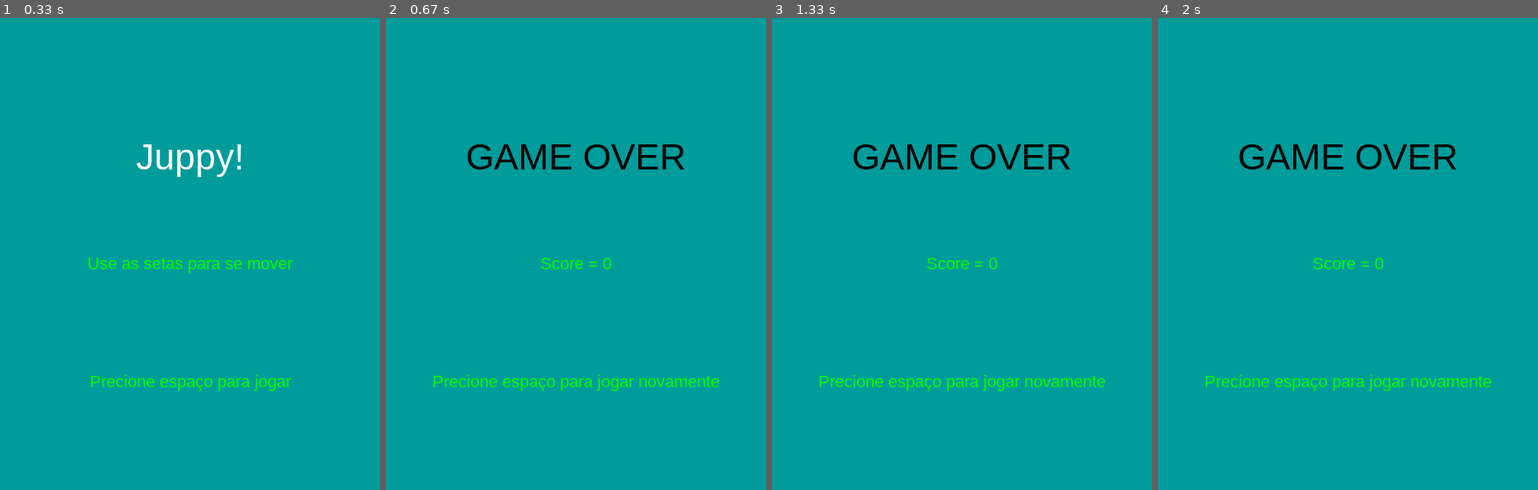
Above: before the commit, frames 1-4 (left to right).
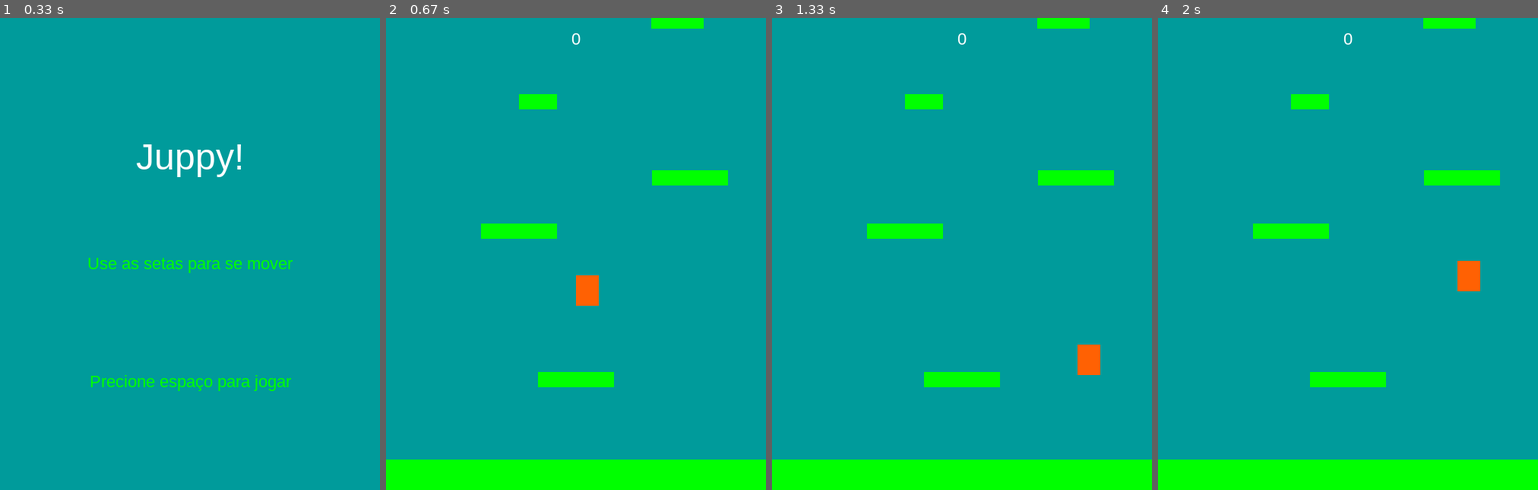
Above: after the commit, the same moments.

Repository: RodrigoMBarros/PyGame_2020.1
Game: pygame game, started from inicio_projeto/game_main.py
Two runs of this game, one before a commit and one after it. Both use one fixed random seed, a clock stepped at 60 frames per second and the inputs below.
Inputs:
- Up to frame 1 (0.33 s): no input
- Up to frame 2 (0.67 s): tap Space at 0.33 s
- Up to frame 3 (1.33 s): hold Right 0.67-1.13 s; tap Space at 0.73, 1.03, 1.23 s; hold Right from 1.17 s (still down)
- Up to frame 4 (2 s): tap Space at 1.53, 1.73 s; release Right at 1.63 s; hold Left from 1.67 s (still down)

Frame 1 is identical in both runs. In frame 2, 11% of the frame differs, in the area x 0-100%, y 0-100%; in frame 3, 11%; in frame 4, 11%.

Commit message:
Mudanças dos errinhos- by Rodrigo

Diff:
--- a/inicio_projeto/game_main.py
+++ b/inicio_projeto/game_main.py
@@ -1,43 +1,39 @@
 import pygame as pg
 import sys
 import random
-from formatacao_geral import *
 
 WIDTH = 500
 HEIGHT = 620
 FPS = 30
-NOME = "EU TESTANDO :)"
+NOME = "Juppy"
 FONTE = 'arial'
-#== Player properies
-FAMOSO_ACEL = 5
-FAMOSO_ATRI = -0.12  # atrito, força contrária ao movimento reduzindo a aceleração
+
+# == Player properies
+FAMOSO_ACEL = 8
 GRAVIDADE = 1
-PULO_FAMOSO = 20
-
-
-# colocar fração? e aceleração?
-
-#== Cores
+PULO_FAMOSO = 22
+
+# == Cores
 WHITE = (255, 255, 255)
 BLACK = (0, 0, 0)
 RED = (255, 0, 0)
 BLUE = (0, 0, 255)
 GREEN = (0, 255, 0)
 YELLOW = (255, 255, 0)
-ORANGE = (255, 127, 0)
-LIGHTBLUE =(0, 155, 155)
-
+ORANGE = (255, 97, 3)
+LIGHTBLUE = (0, 155, 155)
 
 # assets
 # backgrond = pg.image.load("imagem.fundo.png").convert()
 
-#=== Formatando plataformas
+# === Formatando plataformas
 
 LISTA_plataformas = [(0, HEIGHT - 40, WIDTH, 40),
-                 (WIDTH / 2 - 50, HEIGHT * 3 / 4, 100, 20),
-                 (125, HEIGHT - 350, 100, 20),
-                 (350, 200, 100, 20),
-                 (175, 100, 50, 20)]
+                     (WIDTH / 2 - 50, HEIGHT * 3 / 4, 100, 20),
+                     (125, HEIGHT - 350, 100, 20),
+                     (350, 200, 100, 20),
+                     (175, 100, 50, 20)]
+
 
 # ==== Classes
 
@@ -46,7 +42,7 @@
     def __init__(self):
         pg.sprite.Sprite.__init__(self)
         self.image = pg.Surface((30, 40))
-        self.image.fill(YELLOW)
+        self.image.fill(ORANGE)
         self.rect = self.image.get_rect()  # gera a posição e tamanho da imagem
 
         # quantos pixels mexer/velocidade
@@ -103,9 +99,14 @@
     def __init__(self):
 
         # =====Iniciações
+        self.platforms = pg.sprite.Group()  # grupo para as plataformas
+        self.score = 0
+        self.jogador = Famoso()
+        self.all_sprites = pg.sprite.pygame.sprite.Group()
         pg.init()
         pg.mixer.init()  # musica
-        self.rodando = True
+        self.rodando = True  # define o looping do gameplay
+        self.jogo = True  # define o looping do programa
         self.nome_fonte = pg.font.match_font(FONTE)
 
         # ======tela
@@ -114,29 +115,26 @@
         pg.display.set_caption(NOME)
         self.clock = pg.time.Clock()  # tempo
 
-    def refresh(self):
-        # renicia o jogo quando morre, vai rodar um novo jogo // atualizações
-
+    def refresh(self):  # renicia o jogo quando morre, vai rodar um novo jogo // atualizações
         self.score = 0
 
         # ==== Grupo de sprits (personagens)
-        self.all_sprites = pg.sprite.pygame.sprite.Group()
-        self.jogador = Famoso()
         self.all_sprites.add(self.jogador)
-
-        self.platforms = pg.sprite.Group()  # grupo para as plataformas
+        self.jogador.rect.x = WIDTH / 2  # devolve o jogador para a posicao original
+        self.jogador.rect.y = HEIGHT / 2
+        self.jogador.Vy = 0  # devolve jogador para a velocidade original
+
         for plat in LISTA_plataformas:
-            p=Notas(*plat)   #explora todas a lista de forma quebrada
+            p = Notas(*plat)  # explora todas a lista de forma quebrada
             self.all_sprites.add(p)
             self.platforms.add(p)
-        self.run()
 
     def run(self):
         # game Loop
         self.clock.tick(FPS)
 
         # ==== Chamando events e as tres funções básicas do game loop que se conversam
-        self.events()
+        self.events()  # recebe comandos do taclado e mouse (controle do jogador)
         self.updates()
         self.draw()
 
@@ -146,15 +144,15 @@
         # checando colisões
         hits = pg.sprite.spritecollide(self.jogador, self.platforms, False)
 
-        if hits: #verifica impacto entre jogador e a plataforma para realizar o pulo
-
-            if ((self.jogador.Vy > 0 ) and ( self.jogador.rect.bottom > hits[0].rect.top) and ( self.jogador.rect.bottom < hits[0].rect.bottom )):
-
+        if hits:  # verifica impacto entre jogador e a plataforma para realizar o pulo
+
+            if (self.jogador.Vy > 0) and (self.jogador.rect.bottom > hits[0].rect.top) and (
+                    self.jogador.rect.bottom < hits[0].rect.bottom):
                 self.jogador.rect.bottom = hits[0].rect.top
                 self.jogador.Vy = -PULO_FAMOSO
 
-        #Fazer a tela rodar quando o jogador chegar a 1/4 da tela
-        if self.jogador.rect.top <= HEIGHT/4:
+        # Fazer a tela rodar quando o jogador chegar a 1/4 da tela
+        if self.jogador.rect.top <= HEIGHT / 4:
             self.jogador.rect.y += abs(self.jogador.Vy)
             for plat in self.platforms:
                 plat.rect.y += abs(self.jogador.Vy)
@@ -162,9 +160,9 @@
                     plat.kill()
                     self.score += 10
 
-        #Die
-
-        if self.jogador.rect.bottom > HEIGHT :
+        # Die
+
+        if self.jogador.rect.bottom > HEIGHT:
             for sprite in self.all_sprites:
                 sprite.rect.y -= max(self.jogador.Vy, 10)
 
@@ -174,15 +172,13 @@
         if len(self.platforms) == 0:
             self.rodando = False
 
-        #recolocando as plataformas:
-        while len(self.platforms) < 7:
-            width = random.randrange(50,100)
-            p=Notas(random.randrange(0,WIDTH - width),
-                    random.randrange(-55,-30),
-                    width, 20)
+            # recolocando as plataformas:
+        while len(self.platforms) < 8:
+            width = random.randrange(50, 100)
+            p = Notas(random.randrange(0, WIDTH - width),
+                      random.randrange(-70, -5), width, 20)
             self.platforms.add(p)
             self.all_sprites.add(p)
-
 
     def events(self):
         # Process input (events)
@@ -191,6 +187,7 @@
             # checando para sair do jogo
             if event.type == pg.QUIT:
                 self.rodando = False
+                self.jogo = False
             self.jogador.trata_eventos(event)
 
     def draw(self):
@@ -200,50 +197,47 @@
         self.screen.fill(LIGHTBLUE)
         # self.screen.blit(backgrond,(0,0))
         self.all_sprites.draw(self.screen)
-        self.draw_textos(str(self.score), 22, WHITE, WIDTH/2 , 15)
+        self.draw_textos(str(self.score), 22, WHITE, WIDTH / 2, 15)
         pg.display.flip()  # uma desenhada e outra em construção #*after* drawuing everything
 
-    def draw_textos(self, text, size, color, x, y) :
-
-        #Função pra desenvolver os textos nas telas
-
-        font = pg.font.Font(self.nome_fonte, size) #fonte
-        texto_surface = font.render(text, True, color) #onde
-        texto_rect = texto_surface.get_rect() #o que
-        texto_rect.midtop = (x,y) #onde do onde
-        self.screen.blit(texto_surface, texto_rect) #taraw
-
+    def draw_textos(self, text, size, color, x, y):
+
+        # Função pra desenvolver os textos nas telas
+
+        font = pg.font.Font(self.nome_fonte, size)  # fonte
+        texto_surface = font.render(text, True, color)  # onde
+        texto_rect = texto_surface.get_rect()  # o que
+        texto_rect.midtop = (x, y)  # onde do onde
+        self.screen.blit(texto_surface, texto_rect)  # taraw
 
     def tela_inicial(self):
 
-        # game go screen
-
         self.screen.fill(LIGHTBLUE)
-        self.draw_textos("Juppy!", 48, WHITE, WIDTH / 2, HEIGHT /4)
-
-        #== Instruções
-        self.draw_textos("Use as setas para se mover", 22, GREEN, WIDTH/2, HEIGHT / 2)
-        self.draw_textos("Precione espaço para jogar", 22, GREEN, WIDTH/2, (HEIGHT* 3/4) )
+        self.draw_textos("Juppy!", 48, WHITE, WIDTH / 2, HEIGHT / 4)
+
+        # == Instruções
+        self.draw_textos("Use as setas para se mover", 22, GREEN, WIDTH / 2, HEIGHT / 2)
+        self.draw_textos("Precione espaço para jogar", 22, GREEN, WIDTH / 2, (HEIGHT * 3 / 4))
         pg.display.flip()
         self.espera_acao()
 
     def tela_final(self):
 
-        #Função para definir a tela final de gameover#
-
-        if not self.rodando:  #se quiser sair não tem que mostrar a tela final
+        # Função para definir a tela final de gameover#
+
+        if self.rodando:  # se quiser sair não tem que mostrar a tela final
             return
         self.screen.fill(LIGHTBLUE)
         # resultados
-        self.draw_textos("GAME OVER", 48, BLACK, WIDTH / 2, HEIGHT /4)
-        self.draw_textos("Score = " + str(self.score), 22, GREEN, WIDTH/2, HEIGHT / 2)
-        self.draw_textos("Precione espaço para jogar novamente", 22, GREEN, WIDTH/2, (HEIGHT* 3/4) )
+        self.draw_textos("GAME OVER", 48, BLACK, WIDTH / 2, HEIGHT / 4)
+        self.draw_textos("Score = " + str(self.score), 22, GREEN, WIDTH / 2, HEIGHT / 2)
+        self.draw_textos("Precione espaço para jogar novamente", 22, GREEN, WIDTH / 2, (HEIGHT * 3 / 4))
         pg.display.flip()
-        #self.espera_acao()
+        self.espera_acao()
 
     def espera_acao(self):
 
-        #Função para não bagunçar os eventos, e controlar o tempo e espera das telas iniciais e finais#
+        # Função para não bagunçar os eventos, e controlar o tempo e espera das telas iniciais e finais
 
         esperando = True
         while esperando:
@@ -251,18 +245,23 @@
             for event in pg.event.get():
                 if event.type == pg.QUIT:
                     esperando = False
+                    self.jogo = False
                     self.rodando = False
 
                 if event.type == pg.KEYUP:
                     if event.key == pg.K_SPACE:
                         esperando = False
-
-g = Game()
-g.tela_inicial()
-g.refresh()  # reniciar apenas no novo jogo
-while g.rodando:
-
-    g.run()
-    g.tela_final()
-
+                        self.rodando = True
+
+
+g = Game()  # o jogo de fato
+while g.jogo:
+    g.tela_inicial()  # gera menu inicial e opcoes
+    g.refresh()  # reniciar apenas no novo jogo
+    while g.rodando:
+        g.run()  # gera a gameplay de fato
+
+    if g.jogo:
+        g.tela_final()  # tela do game over
+    continue
 pg.quit()
